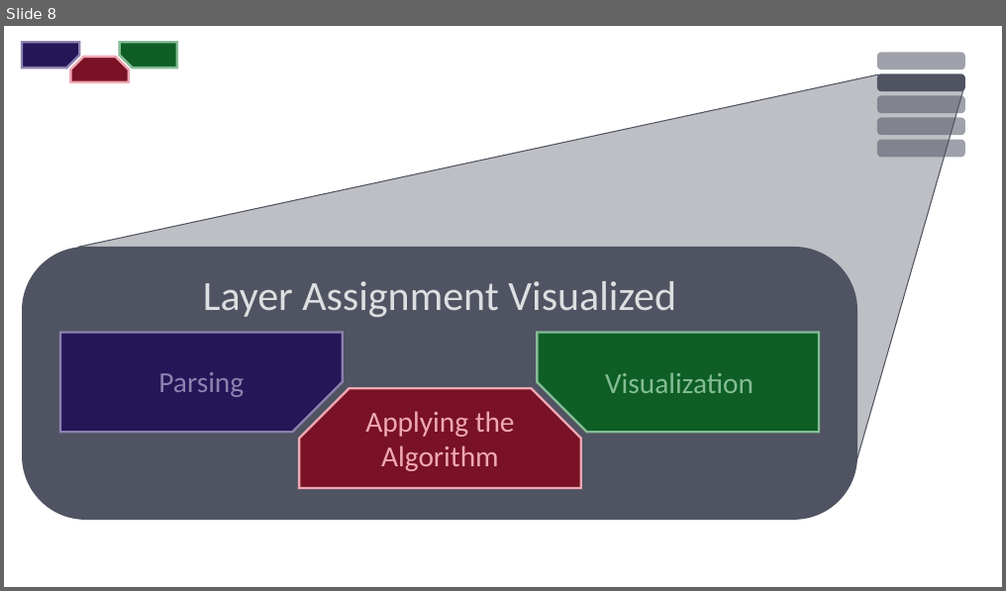
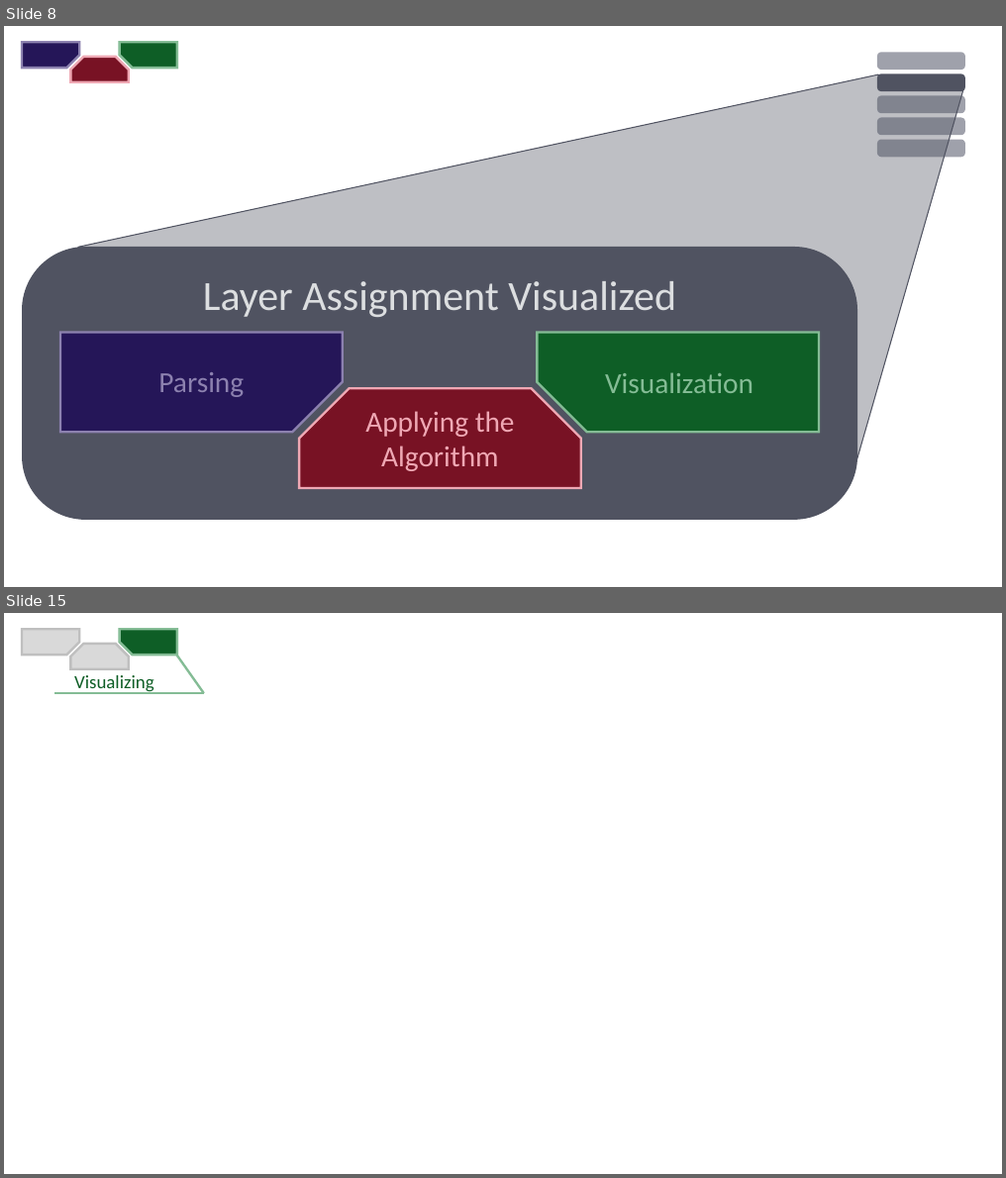
Before and after one commit to fryLA/LAProject, a slide deck: DokuLayerAssignment/ZwischenPräsentation.pptx. Shown one above the other, each under a label of ours: slide 8 before the commit, slides 8 and 15 after it; the slides between them are not shown. The pictures are 1006x591 and 1006x1178 pixels, drawn with LibreOffice and Linux fonts; fonts in the diff are those of the drawing. Boxes give left, top, right and bottom in pixels: in the first picture for what was removed or moved away, otherwise in the second. Text is boxed around its words. In the diff, an @@ line names an element or a change of style, - is before the commit and + after.

```diff
--- a/DokuLayerAssignment/ZwischenPräsentation.pptx
+++ b/DokuLayerAssignment/ZwischenPräsentation.pptx
@@ slide 15 added at [4,613,1002,1174], background #FFFFFF @@
@@ snip rect added at [22,630,79,655], fill #D9D9D9, outline #BFBFBF 2.25 pt @@
@@ snip rect added at [119,630,177,655], fill #0E5E26, outline #84BC95 2.25 pt @@
@@ snip same rect added at [70,644,129,669], fill #D9D9D9, outline #BFBFBF 2.25 pt @@
@@ line added from (177, 655) to (204, 693), #84BC95 2.25 pt @@
@@ line added from (54, 693) to (204, 693), #84BC95 2.25 pt @@
@@ text added at [74,675,154,693], 18 pt, text #0E5E26 @@
+Visualizing
```
Also in this commit, not shown: 5 slides changed, 4 other slides added, 1 slide removed, 1 other file.
